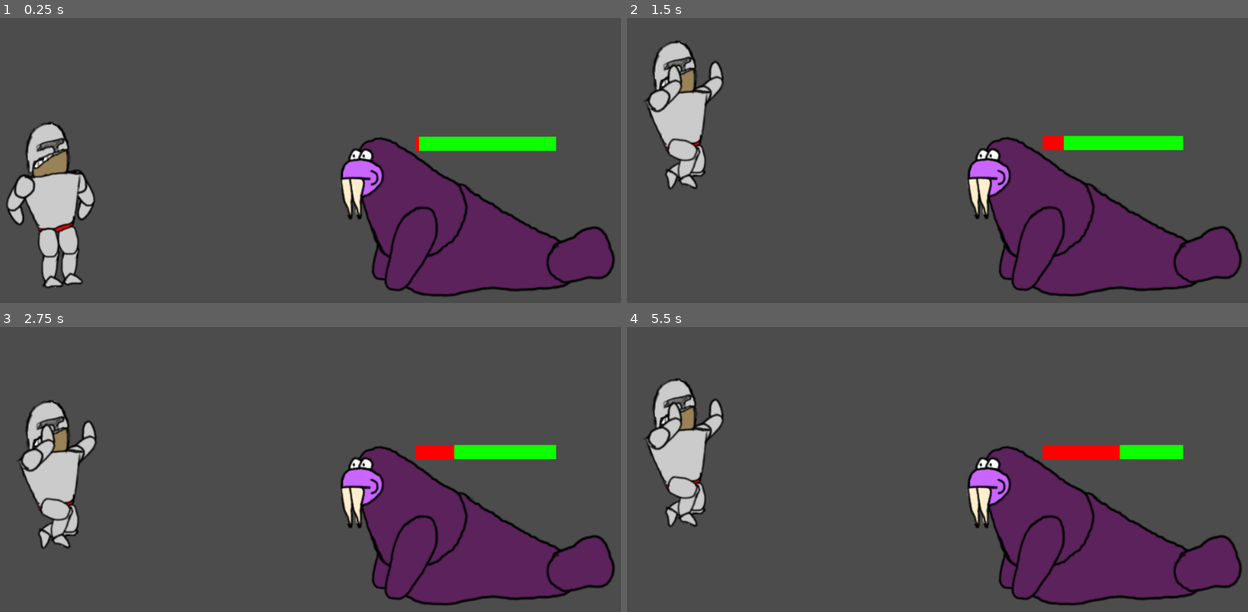
Above: before the commit, frames 1-4 (two rows, left to right).
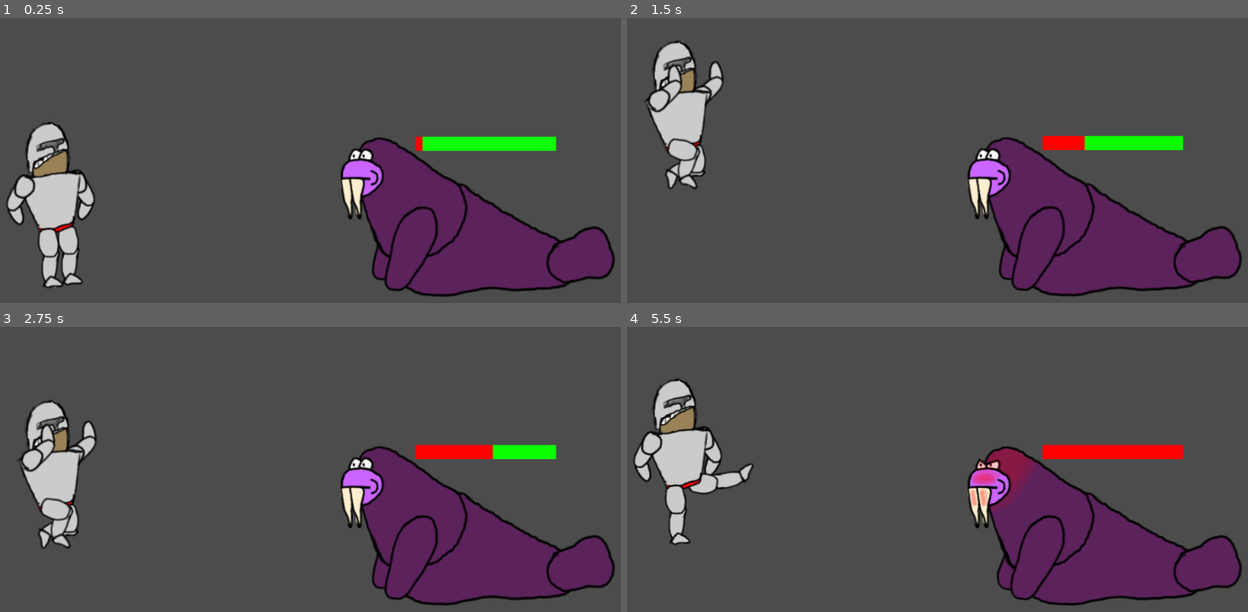
Above: after the commit, the same moments.

Repository: Wall-Dough/unstable
Game: Godot game, scene res://level/Level.tscn
Same seed, same stepped clock (60 frames per second), same inputs: the game is played once before the commit and once after it.
Inputs:
- Up to frame 1 (0.25 s): no input
- Up to frame 2 (1.5 s): hold W (punch_right) 0.53-1.28 s; hold S (give) 0.53-1.28 s; tap Up (jump) at 0.77, 0.8, 1.07, 1.35 s; hold A (kick_left) from 1.28 s (still down)
- Up to frame 3 (2.75 s): tap Up (jump) at 1.52, 1.82, 2.3 s; tap S (give) at 1.55 s; release A (kick_left) at 2.03 s; hold W (punch_right) from 2.03 s (still down); hold S (give) from 2.03 s (still down)
- Up to frame 4 (5.5 s): release S (give) at 2.78 s; tap S (give) at 2.85, 4.35 s; tap Up (jump) at 3.02, 3.32, 3.6, 3.77, 4.07, 4.52, 4.82, 5.3 s; release W (punch_right) at 3.53 s; hold A (kick_left) from 3.53 s (still down); hold S (give) from 5.03 s (still down)

The runs differ from the first frame. In frame 1, less than 0.1% of the frame differs, in the area x 67-69%, y 41-47%; in frame 2, 0.2%; in frame 3, 0.3%; in frame 4, 4.3%, in the area x 1-90%, y 18-96%.

Commit message:
Player actions affect rage level now

Diff:
--- a/monster/Monster.gd
+++ b/monster/Monster.gd
@@ -7,6 +7,7 @@
 var active_sprite
 var rage_level = 0
 var max_rage = 100
+var rage_speed = 20
 var enraged = false
 
 
@@ -27,13 +28,49 @@
 	get_root().set_combat_mode(true)
 	change_sprite($body/collision/sprite/enraged)
 
+func rest():
+	enraged = false
+	get_root().set_combat_mode(false)
+	change_sprite($body/collision/sprite/rest)
+
+func feed():
+	if enraged:
+		return
+	rage_level -= 10
+	if rage_level < 0:
+		rage_level = 0
+
+func pet():
+	if enraged:
+		return
+	rage_level -= 10
+	if rage_level < 0:
+		rage_level = 0
+
+func punch():
+	if !enraged:
+		return
+	rage_level -= 10
+	if rage_level <= 0:
+		rage_level = 0
+		rest()
+
+func kick():
+	if !enraged:
+		return
+	rage_level -= 10
+	if rage_level <= 0:
+		rage_level = 0
+		rest()
+
 # Called every frame. 'delta' is the elapsed time since the previous frame.
 func _process(delta):
 	if !enraged:
-		rage_level += delta * 10
+		rage_level += delta * rage_speed
 		if rage_level >= max_rage:
 			rage_level = max_rage
 			enrage()
+	rage_level = float(rage_level)
 	var max_rage_size = $body/max_rage.get_size().x
 	var rage_size = rage_level / max_rage * max_rage_size
 	$body/max_rage/rage_level.rect_size.x = rage_size
--- a/player/Player.gd
+++ b/player/Player.gd
@@ -17,6 +17,9 @@
 func get_root():
 	return get_tree().get_current_scene()
 
+func get_monster():
+	return get_root().get_monster()
+
 func set_combat_mode(combat_mode):
 	self.combat_mode = combat_mode
 
@@ -34,26 +37,36 @@
 func pet():
 	change_sprite($body/collision/sprite/pet)
 	get_root().play_pet()
+	get_monster().pet()
 
 func give():
 	change_sprite($body/collision/sprite/give)
 	get_root().play_feed()
+	get_monster().feed()
 
 func punch_left():
 	change_sprite($body/collision/sprite/punch_left)
-	get_root().play_hit_hurt()
+	if near_monster:
+		get_root().play_hit_hurt()
+		get_monster().punch()
 
 func punch_right():
 	change_sprite($body/collision/sprite/punch_right)
-	get_root().play_hit_hurt()
+	if near_monster:
+		get_root().play_hit_hurt()
+		get_monster().punch()
 
 func kick_left():
 	change_sprite($body/collision/sprite/kick_left)
-	get_root().play_hit_hurt()
+	if near_monster:
+		get_root().play_hit_hurt()
+		get_monster().kick()
 
 func kick_right():
 	change_sprite($body/collision/sprite/kick_right)
-	get_root().play_hit_hurt()
+	if near_monster:
+		get_root().play_hit_hurt()
+		get_monster().kick()
 
 func none_pressed():
 	if combat_mode:
